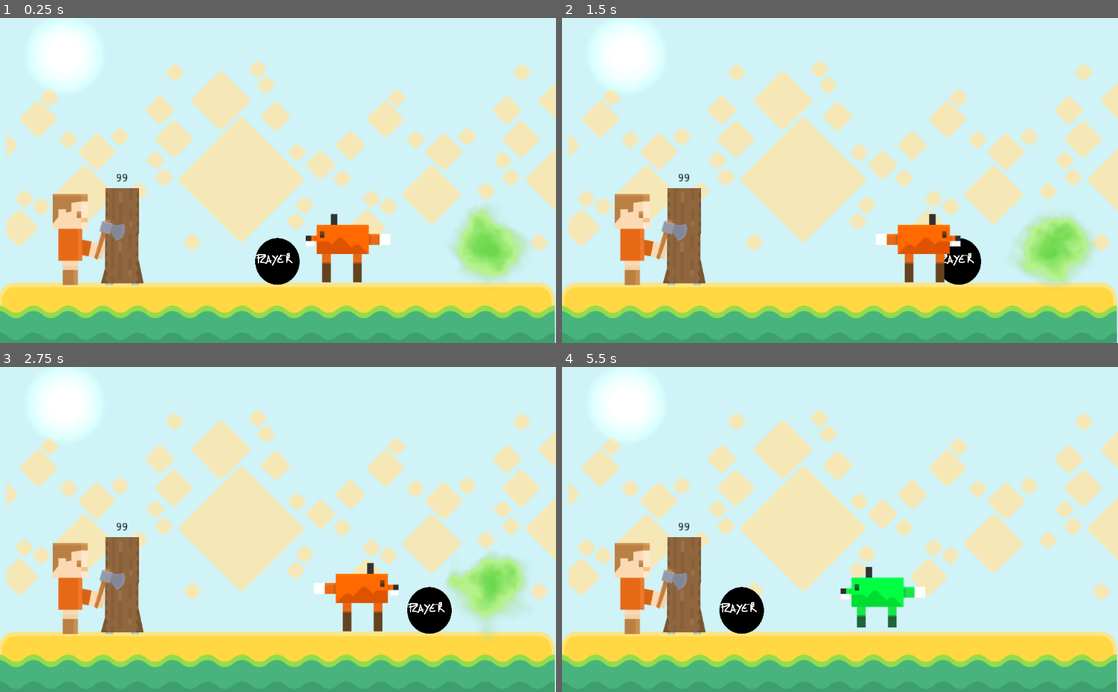
Above: before the commit, frames 1-4 (two rows, left to right).
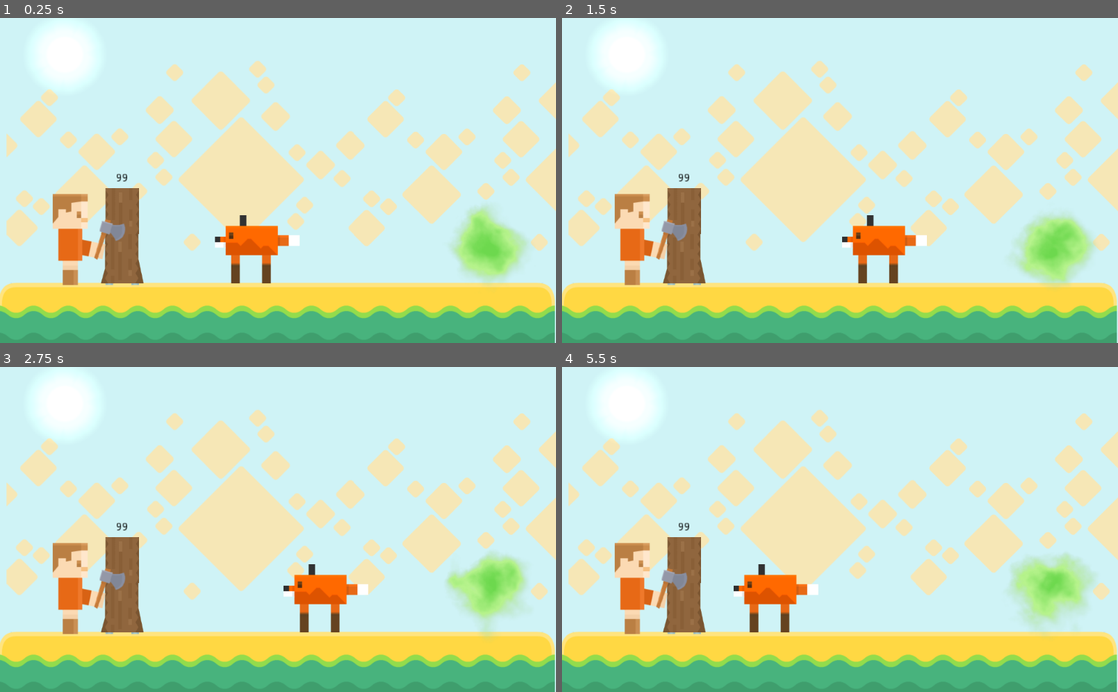
Above: after the commit, the same moments.

Repository: thiagola92/gamejamplus-2020
Game: Godot game, scene res://scenes/Main.tscn
The game is run twice, just before and just after one commit, with the same random seed, the same clock (stepped at 60 frames per second) and the same inputs. The project has no main scene, so this scene is started directly.
Inputs:
- Up to frame 1 (0.25 s): no input
- Up to frame 2 (1.5 s): hold D 0.53-1.28 s; hold A from 1.28 s (still down)
- Up to frame 3 (2.75 s): release A at 2.03 s; hold D from 2.03 s (still down)
- Up to frame 4 (5.5 s): release D at 3.53 s; hold A from 3.53 s (still down)

The runs differ from the first frame. In frame 1, 3.4% of the frame differs, in the area x 38-71%, y 60-83%; in frame 2, 2.9%; in frame 3, 3.1%; in frame 4, 5.7%, in the area x 28-96%, y 57-83%.
Error after the commit: Attempt to call function 'get_buff' in base 'null instance' on a null instance. (res://scripts/Buff_Pice.gd:24)

Commit message:
player is now the guarana wolf

Diff:
--- a/Game/scenes/Main.tscn
+++ b/Game/scenes/Main.tscn
@@ -7,7 +7,6 @@
 [ext_resource path="res://assets/bg.png" type="Texture" id=5]
 [ext_resource path="res://assets/light.png" type="Texture" id=6]
 [ext_resource path="res://assets/tilesets/tilesheet_complete_2X.png" type="Texture" id=7]
-[ext_resource path="res://scenes/Guaraná.tscn" type="PackedScene" id=8]
 [ext_resource path="res://scenes/Buff_Pice.tscn" type="PackedScene" id=9]
 
 [sub_resource type="RectangleShape2D" id=1]
@@ -72,7 +71,8 @@
 tile_data = PoolIntArray( 524288, 0, 0, 524289, 1, 0, 524290, 1, 0, 524291, 1, 0, 524292, 1, 0, 524293, 1, 0, 524294, 1, 0, 524295, 1, 0, 524296, 1, 0, 524297, 1, 0, 524298, 1, 0, 524299, 1, 0, 524300, 1, 0, 524301, 1, 0, 524302, 1, 0, 524303, 2, 0 )
 
 [node name="Player" parent="." instance=ExtResource( 4 )]
-position = Vector2( 513.099, 473.023 )
+position = Vector2( 475.948, 449.944 )
+motion/sync_to_physics = true
 
 [node name="Enemy" parent="." instance=ExtResource( 2 )]
 position = Vector2( 106.728, 432.278 )
@@ -100,20 +100,11 @@
 position = Vector2( 334.667, 280.82 )
 z_index = -1
 texture = ExtResource( 1 )
-__meta__ = {
-"_edit_lock_": true
-}
 
 [node name="set2_tiles2" type="Sprite" parent="."]
 position = Vector2( 974.07, 281.074 )
 z_index = -1
 texture = ExtResource( 1 )
-__meta__ = {
-"_edit_lock_": true
-}
-
-[node name="Guarana" parent="." instance=ExtResource( 8 )]
-position = Vector2( 643.515, 447.929 )
 
 [node name="Buff_Pice" parent="." instance=ExtResource( 9 )]
 position = Vector2( 902.867, 445.816 )
@@ -122,4 +113,3 @@
 [node name="Buff_Time" type="Timer" parent="."]
 wait_time = 5.0
 one_shot = true
-[connection signal="timeout" from="Buff_Time" to="Guarana" method="_on_Buff_Time_timeout"]
--- a/Game/scenes/Player.tscn
+++ b/Game/scenes/Player.tscn
@@ -1,10 +1,26 @@
-[gd_scene load_steps=4 format=2]
+[gd_scene load_steps=8 format=2]
 
-[ext_resource path="res://assets/player/player.png" type="Texture" id=1]
+[ext_resource path="res://assets/wolf guará/normal_2.png" type="Texture" id=1]
 [ext_resource path="res://scripts/Player.gd" type="Script" id=2]
+[ext_resource path="res://assets/wolf guará/normal_1.png" type="Texture" id=3]
+[ext_resource path="res://assets/wolf guará/normal_2_flipped.png" type="Texture" id=4]
+[ext_resource path="res://assets/wolf guará/normal_1_flipped.png" type="Texture" id=5]
 
 [sub_resource type="RectangleShape2D" id=1]
-extents = Vector2( 37.2179, 37.8245 )
+extents = Vector2( 77.601, 62.1721 )
+
+[sub_resource type="SpriteFrames" id=2]
+animations = [ {
+"frames": [ ExtResource( 3 ), ExtResource( 1 ) ],
+"loop": true,
+"name": "walking_left",
+"speed": 5.0
+}, {
+"frames": [ ExtResource( 5 ), ExtResource( 4 ) ],
+"loop": true,
+"name": "walking_right",
+"speed": 5.0
+} ]
 
 [node name="Player" type="KinematicBody2D"]
 collision_layer = 3
@@ -17,7 +33,9 @@
 [node name="CollisionShape2D" type="CollisionShape2D" parent="."]
 shape = SubResource( 1 )
 
-[node name="Sprite" type="Sprite" parent="."]
+[node name="Sprite" type="AnimatedSprite" parent="."]
 show_behind_parent = true
-scale = Vector2( 0.199595, 0.199595 )
-texture = ExtResource( 1 )
+frames = SubResource( 2 )
+animation = "walking_left"
+frame = 1
+playing = true
--- /dev/null
+++ b/Game/scripts/Enemy.gd
@@ -0,0 +1,19 @@
+extends Area2D
+
+export var speed = 400
+export var direction = 1
+
+# Called when the node enters the scene tree for the first time.
+func _ready():
+	$AnimatedSprite.play("run")
+
+# Called every frame. 'delta' is the elapsed time since the previous frame.
+func _process(delta):
+	position.x += speed * direction * delta
+
+func _on_Enemy_area_entered(area):
+	$AnimatedSprite.play("attack")
+	speed = 0
+
+	if area.get_name() == "Wall":
+		area.hit()
--- /dev/null
+++ b/Game/scripts/Guarana.gd
@@ -0,0 +1,48 @@
+extends KinematicBody2D
+
+export var speed = 300
+
+var walking = "normal_walking"
+var flip_walking = "flip_normal_walking"
+
+func _ready():
+	$AnimatedSprite.play(walking)
+	pass # Replace with function body.
+
+onready var obj = get_parent().get_node("Player")
+
+func _physics_process(delta):
+	var vector =  obj.global_position - global_position
+	if vector.x < 150 and vector.x > -150:
+		$AnimatedSprite.stop()
+		vector.x = 0
+		vector.y = 0
+	elif vector.x > 0:
+		$AnimatedSprite.play(flip_walking)
+		vector.x -= 150
+		vector.y = 0
+	elif vector.x < 0:
+		$AnimatedSprite.play(walking)
+		vector.x += 150
+		vector.y = 0
+	var dir = (vector).normalized()
+	move_and_slide(dir * speed)
+
+func get_buff(buffs):
+	if buffs == "pice":
+		walking = "pice_walking"
+		flip_walking = "flip_pice_walking"
+	else:
+		walking = "normal_walking"
+		flip_walking = "flip_normal_walking"
+
+	var timer = get_parent().get_node("Buff_Time")
+	timer.start()
+
+
+func lost_buff():
+	walking = "normal_walking"
+	flip_walking = "flip_normal_walking"
+
+func _on_Buff_Time_timeout():
+	lost_buff()
Not shown, added: Game/assets/wolf guará/normal_2 cópia.png.import
Binary file changed: Game/assets/wolf guará/normal_2.png
Binary file changed: Game/assets/wolf guará/normal_2_flipped.png
Binary file removed: Game/assets/wolf guará/pice_1.png
Binary file removed: Game/assets/wolf guará/pice_1_flipped.png
Binary file removed: Game/assets/wolf guará/pice_2.png
Binary file removed: Game/assets/wolf guará/pice_2_flipped.png
Not shown: 1 places in Game/scenes/Main.tscn that only renumber resources
Not shown, added: Game/assets/wolf guará/.DS_Store
